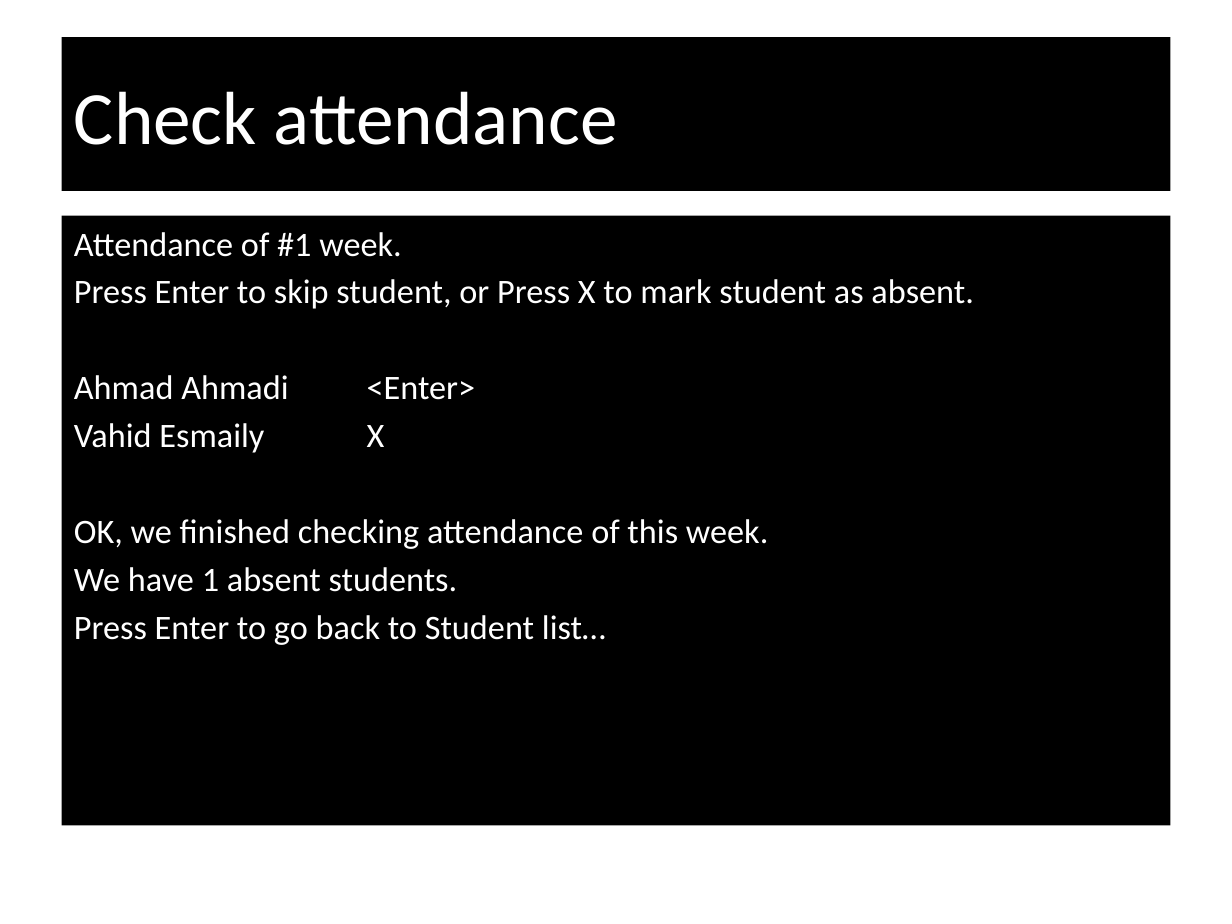
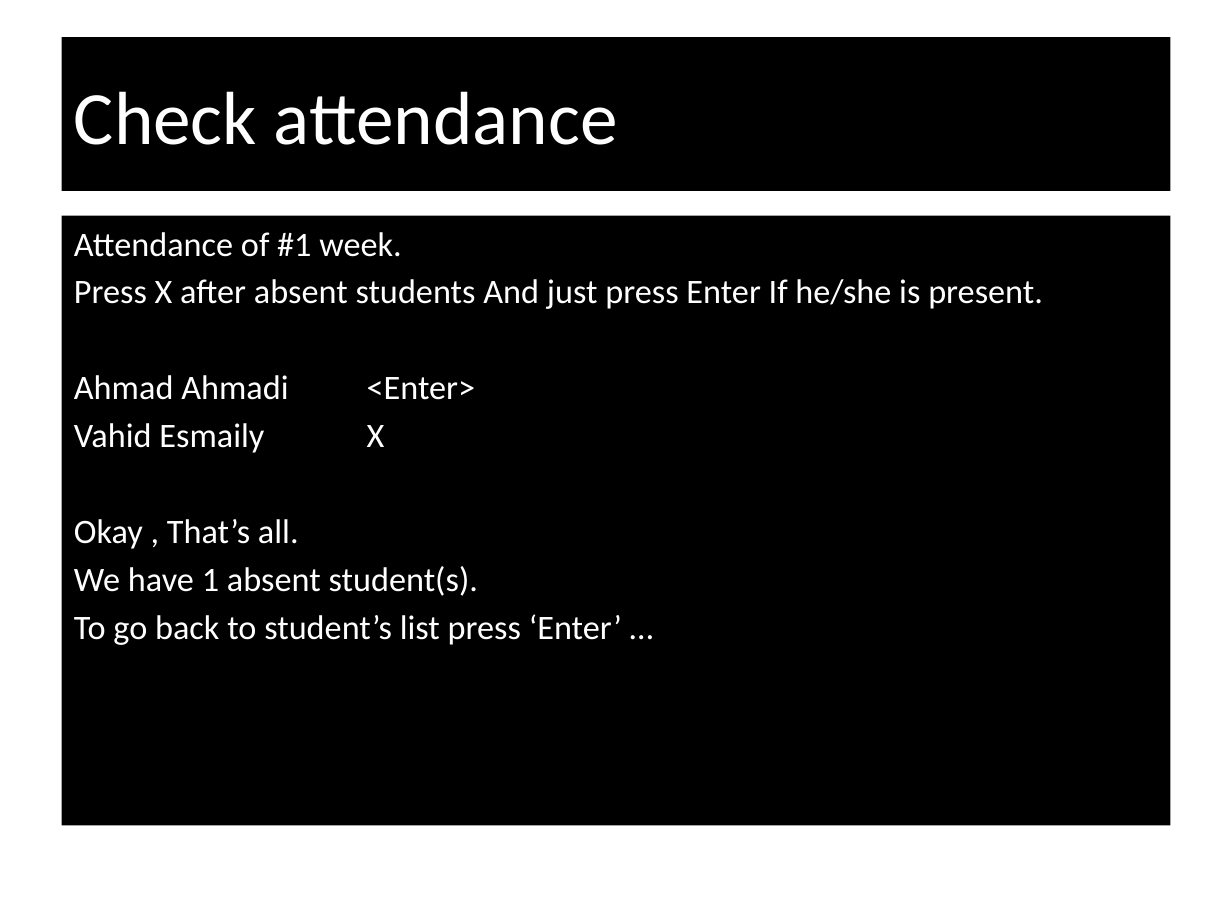
Before and after one commit to ahmadidev/AttendanceList, a slide deck: slide 5 of AttendanceList.Modeling/UI/Main.pptx. Drawn at 1232x924 pixels with LibreOffice and Linux fonts; fonts in the diff are those of the drawing. Boxes give left, top, right and bottom in pixels: in the first picture for what was removed or moved away, otherwise in the second. Text is boxed around its words. In the diff, an @@ line names an element or a change of style, - is before the commit and + after.

```diff
--- a/AttendanceList.Modeling/UI/Main.pptx
+++ b/AttendanceList.Modeling/UI/Main.pptx
@@ text at (x1=74, y1=279, x2=1043, y2=309): text changed @@
-Press Enter to skip student, or Press X to mark student as absent.
+Press X after absent students And just press Enter If he/she is present.
@@ text at (x1=74, y1=519, x2=622, y2=645): text changed @@
-OK, we finished checking attendance of this week.
-We have 1 absent students.
-Press Enter to go back to Student list…
+Okay , That’s all.
+We have 1 absent student(s).
+To go back to student’s list press ‘Enter’ …
```
Also in this commit, not shown: 2 other slides changed, 3 other files.
